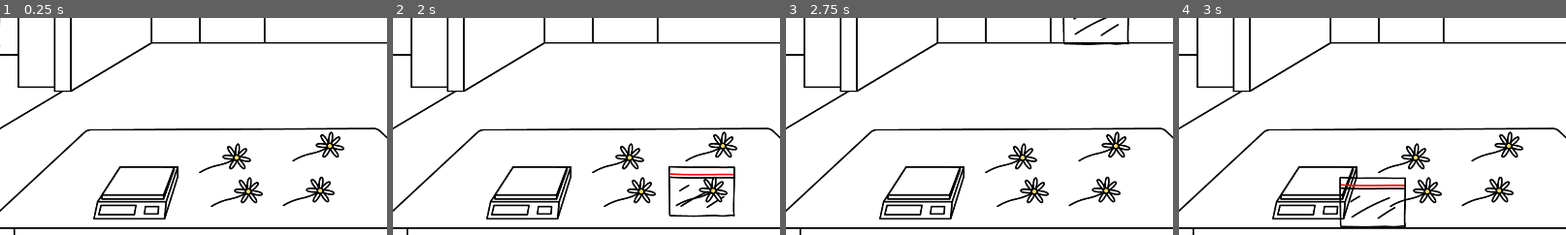
Above: before the commit, frames 1-4 (left to right).
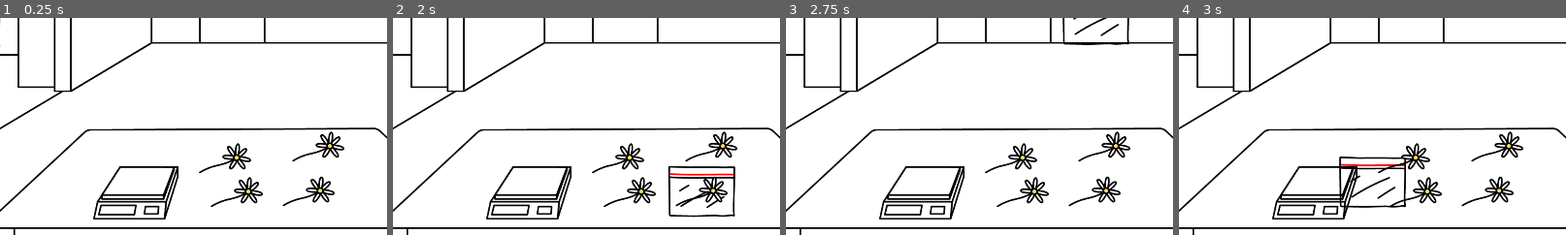
Above: after the commit, the same moments.

Repository: JakeSuraba/Game-Off-2022
Game: Godot game, scene res://scene/Shared.tscn
The game is run twice, just before and just after one commit, with the same random seed, the same clock (stepped at 60 frames per second) and the same inputs.
Inputs (mouse positions are % of the whole screen's width and height, from its top left):
- Up to frame 1 (0.25 s): no input
- Up to frame 2 (2 s): tap Enter at 0.5 s; drag from (16, 29) to (49, 60) at 0.52 s; tap Space at 1.25 s; drag from (30, 55) to (60, 68) at 1.27 s
- Up to frame 3 (2.75 s): tap Enter at 2 s; move the mouse to (60, 28) at 2.02 s; click (60, 28) at 2.17 s
- Up to frame 4 (3 s): tap Space at 2.75 s; drag from (45, 70) to (60, 28) at 2.77 s
The pictures show only the part of the screen within x 20-70%, y 28-78%; the shares and areas given below are measured in that part.

Frames 1-3 are identical in both runs. In frame 4, 1.9% of the frame differs, in the area x 41-59%, y 63-97%.

Commit message:
added placement offset, fixed bag issue

Diff:
--- a/scene/Bag.tscn
+++ b/scene/Bag.tscn
@@ -1,17 +1,31 @@
-[gd_scene load_steps=5 format=2]
+[gd_scene load_steps=4 format=2]
 
 [ext_resource path="res://texture/Bag/Empty bag.png" type="Texture" id=1]
-[ext_resource path="res://texture/Bag/Half bag.png" type="Texture" id=2]
 [ext_resource path="res://script/Bag.gd" type="Script" id=3]
-[ext_resource path="res://texture/Bag/Full bag.png" type="Texture" id=4]
+
+[sub_resource type="Animation" id=1]
+resource_name = "bag_empty_idle"
+tracks/0/type = "value"
+tracks/0/path = NodePath("Sprite:texture")
+tracks/0/interp = 1
+tracks/0/loop_wrap = true
+tracks/0/imported = false
+tracks/0/enabled = true
+tracks/0/keys = {
+"times": PoolRealArray( 0.5 ),
+"transitions": PoolRealArray( 1 ),
+"update": 1,
+"values": [ ExtResource( 1 ) ]
+}
 
 [node name="Bag" type="Area2D"]
 script = ExtResource( 3 )
-half_texture = ExtResource( 2 )
-full_texture = ExtResource( 4 )
 
 [node name="Sprite" type="Sprite" parent="."]
 texture = ExtResource( 1 )
 
 [node name="CollisionPolygon2D" type="CollisionPolygon2D" parent="."]
 polygon = PoolVector2Array( -82, 61, 82, 61, 82, -61, -82, -61 )
+
+[node name="AnimationPlayer" type="AnimationPlayer" parent="."]
+anims/bag_empty_idle = SubResource( 1 )
--- a/scene/Scale.gd
+++ /dev/null
@@ -1,36 +0,0 @@
-extends Area2D
-
-
-# Declare member variables here. Examples:
-# var a = 2
-# var b = "text"
-var realWeight: float = 0
-var displayWeight: float = 0
-var zeroOffset: float = 0
-
-var placedItem: Node2D = null
-
-
-# Called when the node enters the scene tree for the first time.
-func _ready():
-	pass # Replace with function body.
-
-func zero():
-	if placedItem == null:
-		zeroOffset = 0.0
-	else:
-		zeroOffset = realWeight
-
-func placeItem(item):
-	if item.has_method("get_weight"):
-		ItemManager.dropItem()
-		placedItem = item
-		realWeight = placedItem.get_weight()
-		displayWeight = realWeight - zeroOffset
-
-
-
-
-# Called every frame. 'delta' is the elapsed time since the previous frame.
-#func _process(delta):
-#	pass
--- a/scene/Scale.tscn
+++ b/scene/Scale.tscn
@@ -1,6 +1,6 @@
 [gd_scene load_steps=2 format=2]
 
-[ext_resource path="res://scene/Scale.gd" type="Script" id=1]
+[ext_resource path="res://script/Scale.gd" type="Script" id=1]
 
 [node name="Area2D" type="Area2D"]
 script = ExtResource( 1 )
--- a/scene/Shared.tscn
+++ b/scene/Shared.tscn
@@ -1,38 +1,40 @@
-[gd_scene load_steps=5 format=2]
+[gd_scene load_steps=6 format=2]
 
 [ext_resource path="res://scene/Bag.tscn" type="PackedScene" id=1]
 [ext_resource path="res://scene/Daisy.tscn" type="PackedScene" id=2]
 [ext_resource path="res://script/Table.gd" type="Script" id=3]
 [ext_resource path="res://texture/Backgrounds/DealRoom.png" type="Texture" id=4]
+[ext_resource path="res://script/Scale.gd" type="Script" id=5]
 
 [node name="Node2D" type="Node2D"]
 
 [node name="Background" type="Sprite" parent="."]
+z_index = -1
 z_as_relative = false
 texture = ExtResource( 4 )
 centered = false
 
 [node name="Daisy" parent="." instance=ExtResource( 2 )]
 position = Vector2( 942, 647 )
-z_index = 1
+z_index = 2
 z_as_relative = false
 priority = 2.0
 
 [node name="Daisy2" parent="." instance=ExtResource( 2 )]
 position = Vector2( 1149, 729 )
-z_index = 1
+z_index = 2
 z_as_relative = false
 priority = 2.0
 
 [node name="Daisy3" parent="." instance=ExtResource( 2 )]
 position = Vector2( 1173, 618 )
-z_index = 1
+z_index = 2
 z_as_relative = false
 priority = 2.0
 
 [node name="Daisy4" parent="." instance=ExtResource( 2 )]
 position = Vector2( 971, 731 )
-z_index = 1
+z_index = 2
 z_as_relative = false
 priority = 2.0
 
@@ -49,7 +51,12 @@
 [node name="CollisionPolygon2D" type="CollisionPolygon2D" parent="Table"]
 polygon = PoolVector2Array( 607, 583, 382, 795, 592, 792, 677, 660, 845, 659, 805, 800, 1541, 798, 1310, 583 )
 
-[connection signal="mouse_entered" from="Bag" to="Bag" method="_on_Bag_mouse_entered"]
-[connection signal="mouse_exited" from="Bag" to="Bag" method="_on_Bag_mouse_exited"]
-[connection signal="mouse_entered" from="Table" to="Table" method="_on_Table_mouse_entered"]
-[connection signal="mouse_exited" from="Table" to="Table" method="_on_Table_mouse_exited"]
+[node name="Scale" type="Area2D" parent="."]
+script = ExtResource( 5 )
+
+[node name="CollisionPolygon2D" type="CollisionPolygon2D" parent="Scale"]
+position = Vector2( 408, 239 )
+polygon = PoolVector2Array( 273, 428, 218, 516, 389, 517, 417, 428 )
+
+[node name="SnapPosition" type="Position2D" parent="Scale"]
+position = Vector2( 729, 700 )
--- a/script/Bag.gd
+++ b/script/Bag.gd
@@ -1,15 +1,16 @@
 extends Area2D
 
-var weight: float = 0
+signal picked_up
 
-# Declare member variables here. Examples:
-# var a = 2
-# var b = "text"
+var weight: float = 0.2
+
 export var half_threshold: float = 5.0
 export var full_threshold: float = 10.0
 
-export var half_texture: Texture
-export var full_texture: Texture
+export var place_offset: Vector2 = Vector2.UP * 50
+
+var half_texture: Texture = load("res://texture/Bag/Half bag.png")
+var full_texture: Texture = load("res://texture/Bag/Full bag.png")
 
 func pickUp(item):
 	if ItemManager.heldItem == null:
@@ -26,13 +27,23 @@
 		$Sprite.texture = full_texture
 	elif weight > 0:
 		$Sprite.texture = half_texture
+
 	flower.queue_free()
 
+	print_debug(weight)
+	return
 
 func on_click_no_item():
 	ItemManager.pickUpItem(get_node("."))
+	emit_signal("picked_up")
 
 func on_click_with_item(item):
 	if item.has_method("get_weight"):
 		ItemManager.dropItem()
 		collectFlower(item)
+
+func get_weight() -> float:
+	return weight
+
+func get_place_offset() -> Vector2:
+	return place_offset
--- a/script/Daisy.gd
+++ b/script/Daisy.gd
@@ -1,16 +1,20 @@
 extends Node
+
+signal picked_up
 
 export var weight: float = 2.0
 
-# Declare member variables here. Examples:
-# var a = 2
-# var b = "text"
+export var place_offset: Vector2 = Vector2.UP * 10
 
 func get_weight() -> float:
 	return weight
 
+func get_place_offset() -> Vector2:
+	return place_offset
+
 func on_click_no_item():
 	ItemManager.pickUpItem(get_node("."))
+	emit_signal("picked_up")
 
 func on_click_with_item(item):
 	if item.has_method("collectFlower"):
@@ -20,8 +24,3 @@
 # Called when the node enters the scene tree for the first time.
 func _ready():
 	pass # Replace with function body.
-
-
-# Called every frame. 'delta' is the elapsed time since the previous frame.
-#func _process(delta):
-#	pass
--- a/script/ItemManager.gd
+++ b/script/ItemManager.gd
@@ -13,9 +13,7 @@
 
 # Called when the node enters the scene tree for the first time.
 func _ready():
-	var items = get_tree().get_nodes_in_group("Item")
-	for item in items:
-		item.connect("")
+	pass
 
 func _input(event):
 	#var space_state = Physics2DDirectSpaceState.get_world_2d().direct_space_state
@@ -52,7 +50,7 @@
 
 func dropItem():
 	if heldItem != null:
-		heldItem.position = mousePos
+		heldItem.position = mousePos + heldItem.get_place_offset()
 		heldItem.get_node("CollisionPolygon2D").set_disabled(false)
 		heldItem = null
 		return
--- /dev/null
+++ b/script/Scale.gd
@@ -0,0 +1,60 @@
+extends Area2D
+
+
+signal state_changed
+
+# Declare member variables here. Examples:
+# var a = 2
+# var b = "text"
+var realWeight: float = 0
+var displayWeight: float = 0
+var zeroOffset: float = 0
+
+var placedItem: Node2D = null
+
+
+# Called when the node enters the scene tree for the first time.
+func _ready():
+	pass # Replace with function body.
+
+func zero():
+	print_debug("scale zeroed")
+	if placedItem == null:
+		zeroOffset = 0.0
+	else:
+		zeroOffset = realWeight
+
+func placeItem(item):
+
+	if item.has_method("get_weight") and item.has_method("get_place_offset"):
+		ItemManager.dropItem()
+		print_debug("place offset" + str(item.get_place_offset()))
+		item.position = $SnapPosition.position + item.get_place_offset()
+		placedItem = item
+		realWeight = placedItem.get_weight()
+		updateDisplayWeight()
+
+		print_debug(displayWeight)
+
+		item.connect("picked_up", self, "on_placedItem_picked_up")
+
+func on_click_with_item(item):
+	if placedItem == null:
+		placeItem(item)
+
+func updateDisplayWeight():
+	displayWeight = realWeight - zeroOffset
+	emit_signal("state_changed")
+
+func on_placedItem_picked_up():
+	placedItem.disconnect("picked_up", self, "on_placedItem_picked_up")
+	placedItem = null
+	realWeight = 0.0
+	updateDisplayWeight()
+
+
+
+
+# Called every frame. 'delta' is the elapsed time since the previous frame.
+#func _process(delta):
+#	pass
